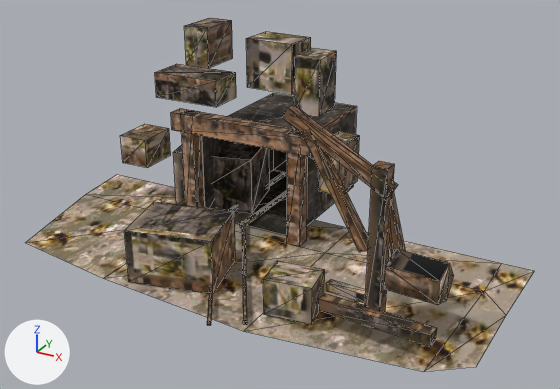
Two versions of the glTF model godot/project/assets/forest_rescue/landmarks/lf_env_quarry_mine_LOD2.glb, one commit apart.
Camera for both pictures: a 50 mm lens placed at (7.8, -12.62, 7.29), pointed at (1.07, -0.38, 1.16). The lights are fixed; the arrows at lower left show +X, +Y and +Z. The older version comes first. Mesh edges are drawn as thin lines. Where no turn or scale is listed for an object, it has been applied to the vertices. Vertices at exactly the same position are counted once.

Before the edit, the objects in view are built like this:
```python
me_lf_env_quarry_mine_base_lod2 = bpy.data.meshes.new('lf_env_quarry_mine_base_LOD2')
me_lf_env_quarry_mine_base_lod2.from_pydata(...)  # 15 vertices, 16 faces; spans x -4.45..5.78, y -3.25..1.2, z -0.08..0.0
me_lf_env_quarry_mine_base_lod2.materials.append(mat_lf_env_quarry_mine_lod2_ground)  # picture img_lf_env_quarry_mine_lod2_c
me_lf_env_quarry_mine_lod2 = bpy.data.meshes.new('lf_env_quarry_mine_LOD2')
me_lf_env_quarry_mine_lod2.from_pydata(...)  # 196 vertices, 254 faces; spans x -3.28..5.01, y -3.53..3.2, z 0.0..4.15
# faces by material slot: [48, 16, 78, 112]
me_lf_env_quarry_mine_lod2.materials.append(mat_lf_env_quarry_mine_lod2_metal)  # picture img_lf_env_quarry_mine_lod2_c
me_lf_env_quarry_mine_lod2.materials.append(mat_lf_env_quarry_mine_lod2_rope)  # picture img_lf_env_quarry_mine_lod2_c
me_lf_env_quarry_mine_lod2.materials.append(mat_lf_env_quarry_mine_lod2_stone)  # picture img_lf_env_quarry_mine_lod2_c
me_lf_env_quarry_mine_lod2.materials.append(mat_lf_env_quarry_mine_lod2_wood)  # picture img_lf_env_quarry_mine_lod2_c
# before: 78 (-1.36, 0.07, 3.35) at pixel (186, 64), 80 (-1.37, 1.0, 3.35), 82 (-0.82, 0.08, 3.35) at pixel (208, 68), 84 (-0.83, 1.01, 3.35) at pixel (232, 58)
ob_lf_env_quarry_mine_base_lod2 = bpy.data.objects.new('lf_env_quarry_mine_base_LOD2', me_lf_env_quarry_mine_base_lod2)
ob_lf_env_quarry_mine_base_lod2.location = (0.0, 0.0, 0.0)
ob_lf_env_quarry_mine_lod2_1 = bpy.data.objects.new('lf_env_quarry_mine_LOD2', me_lf_env_quarry_mine_lod2)
ob_lf_env_quarry_mine_lod2_1.location = (0.0, 0.0, 0.0)
```
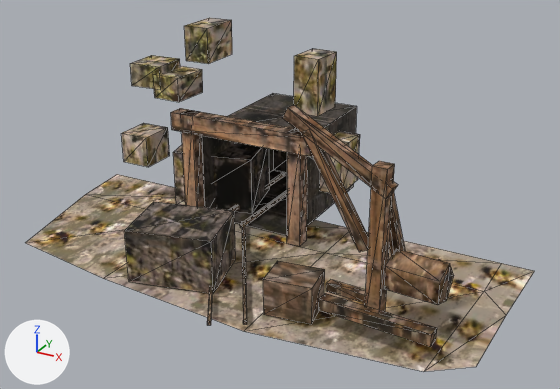
Changed parts and their boxes (x1, y1, x2, y2) in the pictures (560 x 389 px; the box of a moved part takes in the faces that stretch with it):
'lf_env_quarry_mine_LOD2', reshaped, surface changed
    before: (120, 18, 454, 347)
    after: (122, 18, 454, 347)
part 1 of me_lf_env_quarry_mine_base_lod2, surface changed
    both: (26, 182, 534, 371)
part 2 of me_lf_env_quarry_mine_lod2, moved or reshaped
    before: (155, 64, 236, 107)
    after: (122, 123, 170, 167)
part 3 of me_lf_env_quarry_mine_lod2, moved or reshaped
    before: (246, 32, 311, 95)
    after: (294, 48, 337, 116)
part 4 of me_lf_env_quarry_mine_lod2, moved or reshaped
    before: (120, 124, 171, 168)
    after: (320, 131, 360, 193)
part 5 of me_lf_env_quarry_mine_lod2, moved or reshaped
    before: (294, 48, 336, 117)
    after: (130, 55, 180, 89)
part 6 of me_lf_env_quarry_mine_lod2, moved or reshaped
    before: (319, 132, 360, 193)
    after: (153, 66, 203, 102)
part 7 of me_lf_env_quarry_mine_lod2, moved or reshaped
    before: (184, 20, 233, 68)
    after: (184, 20, 232, 64)
part 8 of me_lf_env_quarry_mine_lod2, surface changed
    both: (122, 18, 454, 347)

Edits to the bpy script that builds the scene:
```text
Change me_lf_env_quarry_mine_base_lod2:
    where me_lf_env_quarry_mine_base_lod2.from_pydata(...)  # 15 vertices, 16 faces; spans x -4.45..5.78, y -3.25..1.2, z -0.08..0.0
    used by ob_lf_env_quarry_mine_base_lod2; location = (0.0, 0.0, 0.0)
    me_lf_env_quarry_mine_base_lod2 part 1: texture (UV) coordinates of 16 of 16 faces, centred in x -3.34..5.54, y -2.13..0.77, z -0.06..-0.02, changed; they spanned u 0.0..0.33, v 0.06..0.76 and now span u 0.0..0.33, v 0.06..0.77
Change me_lf_env_quarry_mine_lod2:
    used by ob_lf_env_quarry_mine_lod2_1; location = (0.0, 0.0, 0.0)
    remove me_lf_env_quarry_mine_lod2.from_pydata(...)  # 196 vertices, 254 faces; spans x -3.28..5.01, y -3.53..3.2, z 0.0..4.15
    add me_lf_env_quarry_mine_lod2.from_pydata(...)  # 196 vertices, 254 faces; spans x -3.27..5.01, y -3.53..3.2, z 0.0..4.15
    me_lf_env_quarry_mine_lod2 part 2: the loose piece of 8 vertices spanning x -2.22..-0.71, y 0.12..0.94, z 2.54..3.08 is scaled about its middle by (0.46, 1, 1.28), then moved by (-1.46, 0.0, -1.6)
    me_lf_env_quarry_mine_lod2 part 3: the loose piece of 8 vertices spanning x 0.04..1.09, y 0.1..0.86, z 3.06..4.03 is scaled about its middle by (0.511, 0.998, 1.13), then moved by (0.8, 0.0, -0.28)
    me_lf_env_quarry_mine_lod2 part 4: the loose piece of 8 vertices spanning x -3.28..-2.57, y 0.08..0.98, z 0.87..1.52 is scaled about its middle by (0.644, 1, 1.49), then moved by (4.84, 0.0, 0.5)
    me_lf_env_quarry_mine_lod2 part 5: the loose piece of 8 vertices spanning x 1.08..1.66, y 0.07..0.9, z 2.71..3.81 is scaled about its middle by (1.39, 1, 0.442), then moved by (-3.83, 0.0, -0.29)
    me_lf_env_quarry_mine_lod2 part 6: the loose piece of 8 vertices spanning x 1.69..2.16, y 0.06..0.93, z 1.2..2.18 is scaled about its middle by (1.45, 1, 0.518), then moved by (-3.81, 0.0, 1.1)
    me_lf_env_quarry_mine_lod2 part 7
    add for i in [78, 80, 82, 84]: me_lf_env_quarry_mine_lod2.vertices[i].co += Vector((0.0, 0.0, 0.09))
    me_lf_env_quarry_mine_lod2 part 8: texture (UV) coordinates of 254 of 254 faces, centred in x -3.27..5.01, y -3.52..3.2, z 0.01..4.15, changed; they spanned u 0.0..0.98, v 0.0..0.98 and now span u 0.0..0.98, v 0.0..0.98
```
